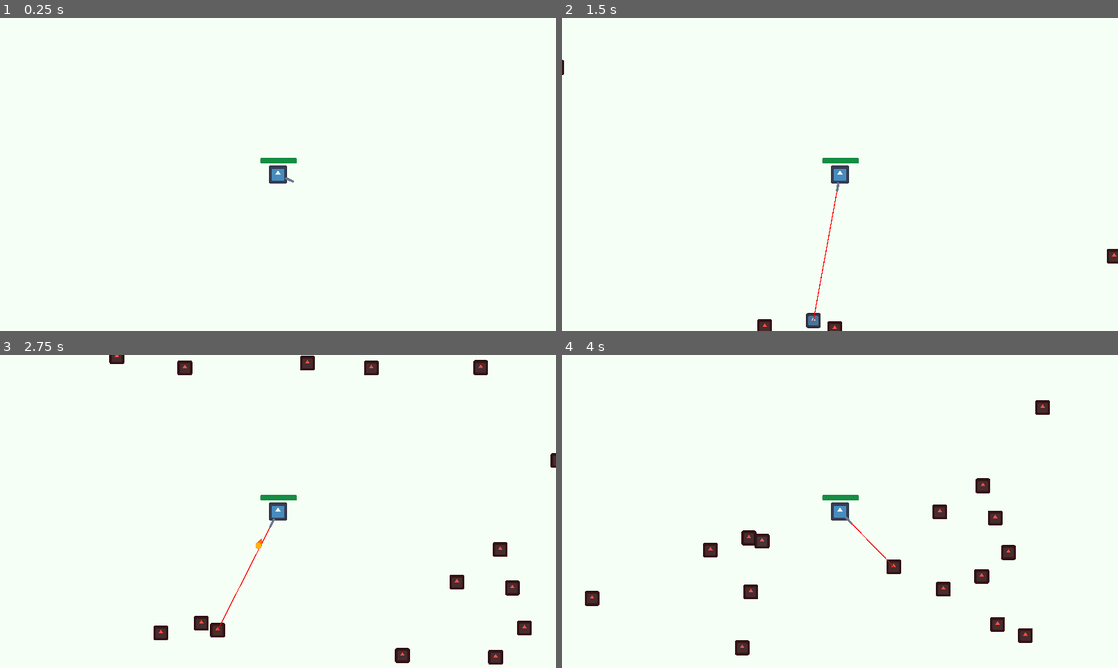
Above: before the commit, frames 1-4 (two rows, left to right).
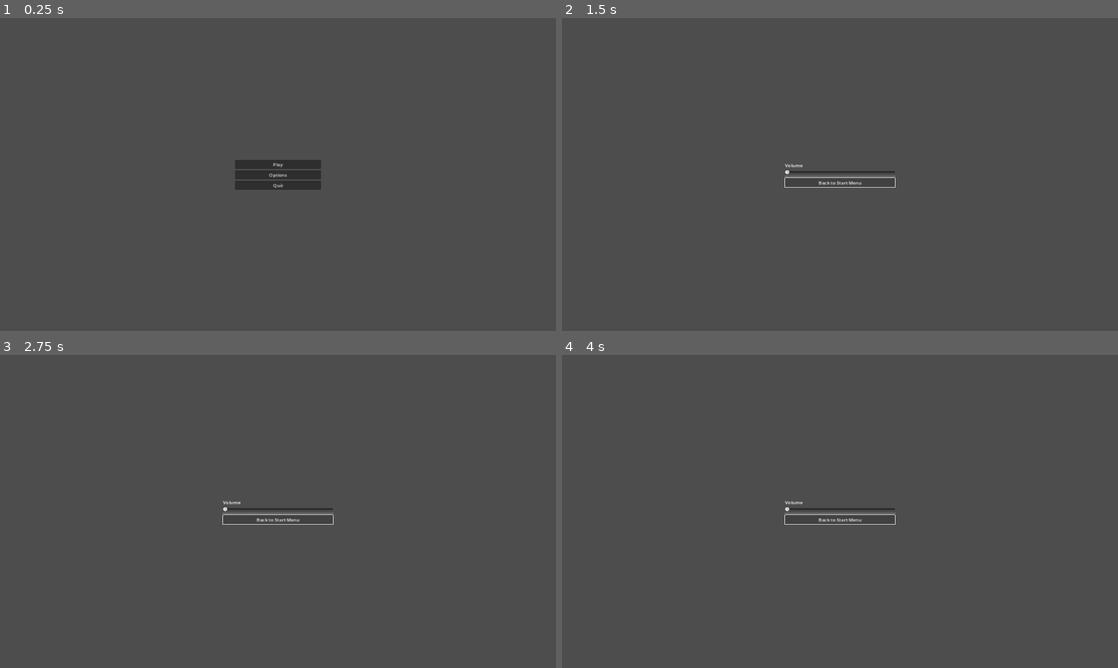
Above: after the commit, the same moments.

Repository: Redlinefox/gdquest-survivor
Game: Godot game, scene res://menus/start_menu.tscn
Same seed, same stepped clock (60 frames per second), same inputs: the game is played once before the commit and once after it. Before the commit the project starts from res://game.tscn. The engine's default icon, where the game draws it, is replaced by a stand-in: a white triangle on a blue panel in a dark square.
Inputs (mouse positions are in pixels of both pictures, inside the frame that each line leads up to):
- Up to frame 1 (0.25 s): no input
- Up to frame 2 (1.5 s): click (840, 174) at 0.5 s, where only the run after the commit has a clickable "Options"; click (840, 183) at 1.25 s, where only the run after the commit has a clickable "Back to Start Menu"
- Up to frame 3 (2.75 s): hold D (right) from 2.03 s (still down)
- Up to frame 4 (4 s): release D (right) at 2.78 s; hold S (down) 2.78-3.53 s; hold D (right) from 3.53 s (still down)

The runs differ from the first frame. In frame 1, 100% of the frame differs, in the area x 0-100%, y 0-100%; in frame 2, 100%; in frame 3, 100%; in frame 4, 100%.

Commit message:
Added Main Menu, Pause Menu and Options Menu

Diff:
--- a/bullet.tscn
+++ b/assets/bullet.tscn
@@ -1,6 +1,6 @@
 [gd_scene load_steps=4 format=3 uid="uid://buunssf7v0nbc"]
 
-[ext_resource type="Script" path="res://bullet.gd" id="1_14is3"]
+[ext_resource type="Script" path="res://assets/bullet.gd" id="1_14is3"]
 [ext_resource type="Texture2D" uid="uid://5ptjstcyx10p" path="res://assets/Bullet.png" id="1_54tfl"]
 
 [sub_resource type="CircleShape2D" id="CircleShape2D_7r2gs"]
--- a/enemy/enemy.gd
+++ b/enemy/enemy.gd
@@ -1,7 +1,7 @@
 extends CharacterBody2D
 
 #@onready var player = get_tree().get_first_node_in_group("player")
-@onready var player = get_node("/root/Game/Player")
+@onready var player = get_node("/root/Level1/Player")
 var speed = 100
 var enemy_health = 5
 
--- a/game.gd
+++ b/levels/level1.gd
@@ -1,13 +1,16 @@
 extends Node2D
 
+
+@onready var pause_menu = $PauseMenu
+var paused = false
 
 func _ready() -> void:
 	pass
 
 
 func _input(event: InputEvent) -> void:
-	if event.is_action_pressed("exit_game"):
-		get_tree().quit()
+	if event.is_action_pressed("pause"):
+		activate_pause_menu()
 
 	if event.is_action_pressed("toggle_fullscreen"):
 		if DisplayServer.window_get_mode() == 0:
@@ -34,3 +37,12 @@
 
 func _on_restart_game_button_pressed() -> void:
 	get_tree().reload_current_scene()
+
+
+func activate_pause_menu():
+	if paused:
+		pause_menu.hide()
+		Engine.time_scale = 1
+	else:
+		pause_menu.show()
+	paused = !paused
--- a/game.tscn
+++ b/levels/level1.tscn
@@ -1,7 +1,8 @@
-[gd_scene load_steps=4 format=3 uid="uid://b3dsm5aa64d8p"]
+[gd_scene load_steps=5 format=3 uid="uid://b3dsm5aa64d8p"]
 
-[ext_resource type="Script" path="res://game.gd" id="1_7w4ys"]
-[ext_resource type="PackedScene" uid="uid://dhedfuyip3ytp" path="res://player/player.tscn" id="1_vibgm"]
+[ext_resource type="Script" path="res://levels/level1.gd" id="1_ywbwx"]
+[ext_resource type="PackedScene" uid="uid://dhedfuyip3ytp" path="res://player/player.tscn" id="2_wbwlq"]
+[ext_resource type="PackedScene" uid="uid://cufmo2fqq6uht" path="res://menus/pause_menu.tscn" id="3_mhxxd"]
 
 [sub_resource type="Curve2D" id="Curve2D_c4lxo"]
 _data = {
@@ -9,8 +10,8 @@
 }
 point_count = 5
 
-[node name="Game" type="Node2D"]
-script = ExtResource("1_7w4ys")
+[node name="Level1" type="Node2D"]
+script = ExtResource("1_ywbwx")
 
 [node name="BackgroundCanvas" type="CanvasLayer" parent="."]
 layer = -1
@@ -37,7 +38,7 @@
 
 [node name="PathFollow2D" type="PathFollow2D" parent="Player/EnemySpawnArea"]
 unique_name_in_owner = true
-position = Vector2(2020, 383.719)
+position = Vector2(2020, 383.72)
 rotation = 1.5708
 progress = 2603.72
 
@@ -93,6 +94,9 @@
 grow_vertical = 2
 text = "Restart"
 
+[node name="PauseMenu" parent="." instance=ExtResource("3_mhxxd")]
+visible = false
+
 [connection signal="player_health_depleted" from="Player" to="." method="_on_player_player_health_depleted"]
 [connection signal="timeout" from="Player/EnemySpawnArea/EnemySpawnTimer" to="." method="_on_enemy_spawn_timer_timeout"]
 [connection signal="pressed" from="GameOverScreen/TransparentBackground/RestartGameButton" to="." method="_on_restart_game_button_pressed"]
--- /dev/null
+++ b/menus/options_menu.gd
@@ -0,0 +1,5 @@
+extends Control
+
+
+func _on_go_back_button_pressed() -> void:
+	get_tree().change_scene_to_file("res://start_menu.tscn")
--- /dev/null
+++ b/menus/options_menu.tscn
@@ -0,0 +1,45 @@
+[gd_scene load_steps=2 format=3 uid="uid://dy8c2wj0nd0qd"]
+
+[ext_resource type="Script" path="res://menus/options_menu.gd" id="1_bd0ig"]
+
+[node name="OptionsMenu" type="Control"]
+layout_mode = 3
+anchors_preset = 15
+anchor_right = 1.0
+anchor_bottom = 1.0
+grow_horizontal = 2
+grow_vertical = 2
+script = ExtResource("1_bd0ig")
+
+[node name="MarginContainer" type="MarginContainer" parent="."]
+layout_mode = 1
+anchors_preset = 8
+anchor_left = 0.5
+anchor_top = 0.5
+anchor_right = 0.5
+anchor_bottom = 0.5
+offset_left = -190.0
+offset_top = -20.0
+offset_right = 190.0
+offset_bottom = 20.0
+grow_horizontal = 2
+grow_vertical = 2
+
+[node name="VBoxContainer" type="VBoxContainer" parent="MarginContainer"]
+layout_mode = 2
+
+[node name="VolumeLabel" type="Label" parent="MarginContainer/VBoxContainer"]
+layout_mode = 2
+text = "Volume"
+
+[node name="VolumeSlider" type="HSlider" parent="MarginContainer/VBoxContainer"]
+layout_mode = 2
+
+[node name="HSeparator" type="HSeparator" parent="MarginContainer/VBoxContainer"]
+layout_mode = 2
+
+[node name="GoBackButton" type="Button" parent="MarginContainer/VBoxContainer"]
+layout_mode = 2
+text = "Back to Start Menu"
+
+[connection signal="pressed" from="MarginContainer/VBoxContainer/GoBackButton" to="." method="_on_go_back_button_pressed"]
--- /dev/null
+++ b/menus/pause_menu.gd
@@ -0,0 +1,14 @@
+extends CanvasLayer
+
+@onready var main = $"../../"
+
+func _on_resume_button_pressed() -> void:
+	main.activate_pause_menu()
+
+
+func _on_main_menu_button_pressed() -> void:
+	get_tree().change_scene_to_file("res://menus/start_menu.tscn")
+
+
+func _on_quit_game_button_pressed() -> void:
+	get_tree().quit()
--- /dev/null
+++ b/menus/pause_menu.gdshader
@@ -0,0 +1,19 @@
+shader_type canvas_item;
+
+uniform sampler2D screentexture : hint_screen_texture, filter_linear_mipmap;
+uniform float amount : hint_range(0.0, 5.0);
+
+void vertex() {
+	vec4 color = textureLod(screentexture, SCREEN_UV, amount);
+	COLOR = color;
+
+}
+
+void fragment() {
+	// Called for every pixel the material is visible on.
+}
+
+//void light() {
+	// Called for every pixel for every light affecting the CanvasItem.
+	// Uncomment to replace the default light processing function with this one.
+//}
--- /dev/null
+++ b/menus/pause_menu.tscn
@@ -0,0 +1,52 @@
+[gd_scene load_steps=4 format=3 uid="uid://cufmo2fqq6uht"]
+
+[ext_resource type="Script" path="res://menus/pause_menu.gd" id="1_a5gow"]
+[ext_resource type="Shader" path="res://menus/pause_menu.gdshader" id="2_kj62k"]
+
+[sub_resource type="ShaderMaterial" id="ShaderMaterial_t3c0c"]
+shader = ExtResource("2_kj62k")
+
+[node name="PauseMenu" type="CanvasLayer"]
+process_mode = 2
+script = ExtResource("1_a5gow")
+
+[node name="ColorRect" type="ColorRect" parent="."]
+material = SubResource("ShaderMaterial_t3c0c")
+anchors_preset = 15
+anchor_right = 1.0
+anchor_bottom = 1.0
+grow_horizontal = 2
+grow_vertical = 2
+
+[node name="MarginContainer" type="MarginContainer" parent="."]
+anchors_preset = 8
+anchor_left = 0.5
+anchor_top = 0.5
+anchor_right = 0.5
+anchor_bottom = 0.5
+offset_left = -199.0
+offset_top = -50.0
+offset_right = 199.0
+offset_bottom = 51.0
+grow_horizontal = 2
+grow_vertical = 2
+
+[node name="VBoxContainer" type="VBoxContainer" parent="MarginContainer"]
+layout_mode = 2
+
+[node name="ResumeButton" type="Button" parent="MarginContainer/VBoxContainer"]
+layout_mode = 2
+text = "Resume"
+
+[node name="MainMenuButton" type="Button" parent="MarginContainer/VBoxContainer"]
+layout_mode = 2
+text = "Main Menu
+"
+
+[node name="QuitGameButton" type="Button" parent="MarginContainer/VBoxContainer"]
+layout_mode = 2
+text = "Quit Game"
+
+[connection signal="pressed" from="MarginContainer/VBoxContainer/ResumeButton" to="." method="_on_resume_button_pressed"]
+[connection signal="pressed" from="MarginContainer/VBoxContainer/MainMenuButton" to="." method="_on_main_menu_button_pressed"]
+[connection signal="pressed" from="MarginContainer/VBoxContainer/QuitGameButton" to="." method="_on_quit_game_button_pressed"]
--- /dev/null
+++ b/menus/start_menu.gd
@@ -0,0 +1,12 @@
+extends Control
+
+func _on_play_button_pressed() -> void:
+	get_tree().change_scene_to_file("res://levels/level1.tscn")
+
+
+func _on_options_button_pressed() -> void:
+	get_tree().change_scene_to_file("res://menus/options_menu.tscn")
+
+
+func _on_quit_button_pressed() -> void:
+	get_tree().quit()
--- /dev/null
+++ b/menus/start_menu.tscn
@@ -0,0 +1,45 @@
+[gd_scene load_steps=2 format=3 uid="uid://cedpycqqveeul"]
+
+[ext_resource type="Script" path="res://menus/start_menu.gd" id="1_7eln3"]
+
+[node name="StartMenu" type="Control"]
+layout_mode = 3
+anchors_preset = 15
+anchor_right = 1.0
+anchor_bottom = 1.0
+grow_horizontal = 2
+grow_vertical = 2
+script = ExtResource("1_7eln3")
+
+[node name="MarginContainer" type="MarginContainer" parent="."]
+layout_mode = 1
+anchors_preset = 8
+anchor_left = 0.5
+anchor_top = 0.5
+anchor_right = 0.5
+anchor_bottom = 0.5
+offset_left = -148.0
+offset_top = -50.0
+offset_right = 148.0
+offset_bottom = 51.0
+grow_horizontal = 2
+grow_vertical = 2
+
+[node name="VBoxContainer" type="VBoxContainer" parent="MarginContainer"]
+layout_mode = 2
+
+[node name="PlayButton" type="Button" parent="MarginContainer/VBoxContainer"]
+layout_mode = 2
+text = "Play"
+
+[node name="OptionsButton" type="Button" parent="MarginContainer/VBoxContainer"]
+layout_mode = 2
+text = "Options"
+
+[node name="QuitButton" type="Button" parent="MarginContainer/VBoxContainer"]
+layout_mode = 2
+text = "Quit"
+
+[connection signal="pressed" from="MarginContainer/VBoxContainer/PlayButton" to="." method="_on_play_button_pressed"]
+[connection signal="pressed" from="MarginContainer/VBoxContainer/OptionsButton" to="." method="_on_options_button_pressed"]
+[connection signal="pressed" from="MarginContainer/VBoxContainer/QuitButton" to="." method="_on_quit_button_pressed"]
--- a/player/attack_manager.gd
+++ b/player/attack_manager.gd
@@ -18,7 +18,7 @@
 
 
 func shoot():
-	var load_bullet_scene = preload("res://bullet.tscn")
+	var load_bullet_scene = preload("res://assets/bullet.tscn")
 	var new_bullet = load_bullet_scene.instantiate()
 	%ShootingPoint.add_child(new_bullet)
 	new_bullet.global_position = %ShootingPoint.global_position
@@ -32,8 +32,7 @@
 	else:
 		laser_sight.visible = false
 		pass
-	%BulletFireRate.wait_time = 1/bfr
-	print(%BulletFireRate.get_wait_time())
+	#%BulletFireRate.wait_time = 1/bfr
 
 
 func get_closest_enemy(array_of_enemies):
--- a/project.godot
+++ b/project.godot
@@ -11,7 +11,7 @@
 [application]
 
 config/name="GDQuest Survivor"
-run/main_scene="res://game.tscn"
+run/main_scene="res://menus/start_menu.tscn"
 config/features=PackedStringArray("4.3", "Forward Plus")
 config/icon="res://assets/icon.svg"
 
@@ -47,7 +47,7 @@
 "events": [Object(InputEventKey,"resource_local_to_scene":false,"resource_name":"","device":-1,"window_id":0,"alt_press …(192 unchanged characters)…
 ]
 }
-exit_game={
+pause={
 "deadzone": 0.5,
 "events": [Object(InputEventKey,"resource_local_to_scene":false,"resource_name":"","device":-1,"window_id":0,"alt_press …(195 unchanged characters)…
 ]
Renamed: bullet.gd -> assets/bullet.gd
Not shown: 1 places in levels/level1.tscn that only renumber resources
